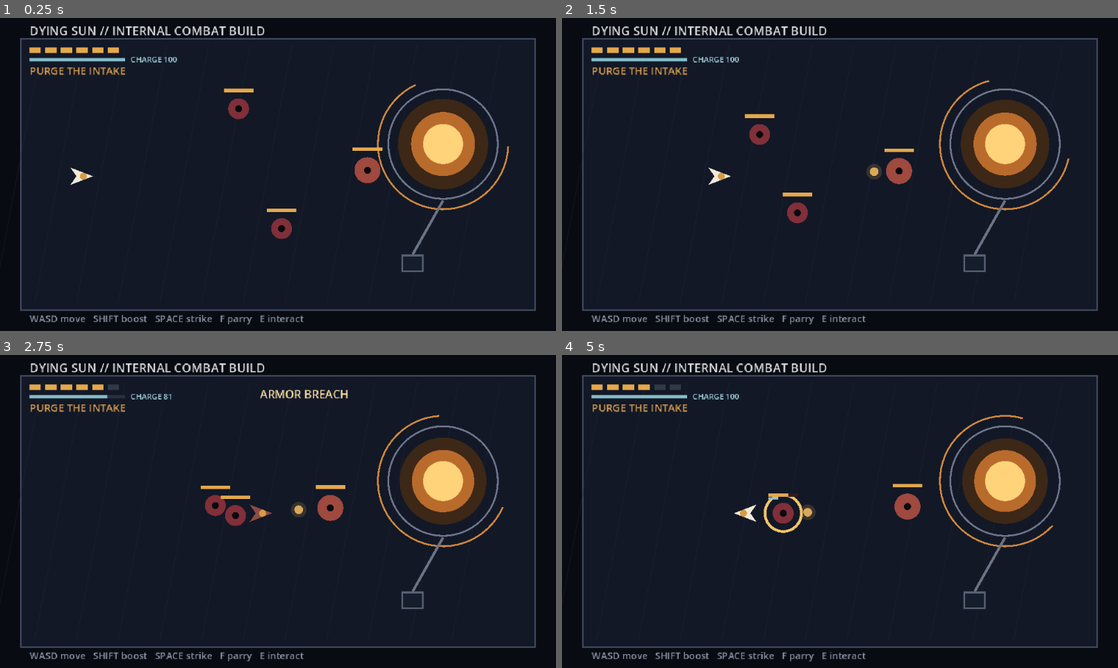
Above: before the commit, frames 1-4 (two rows, left to right).
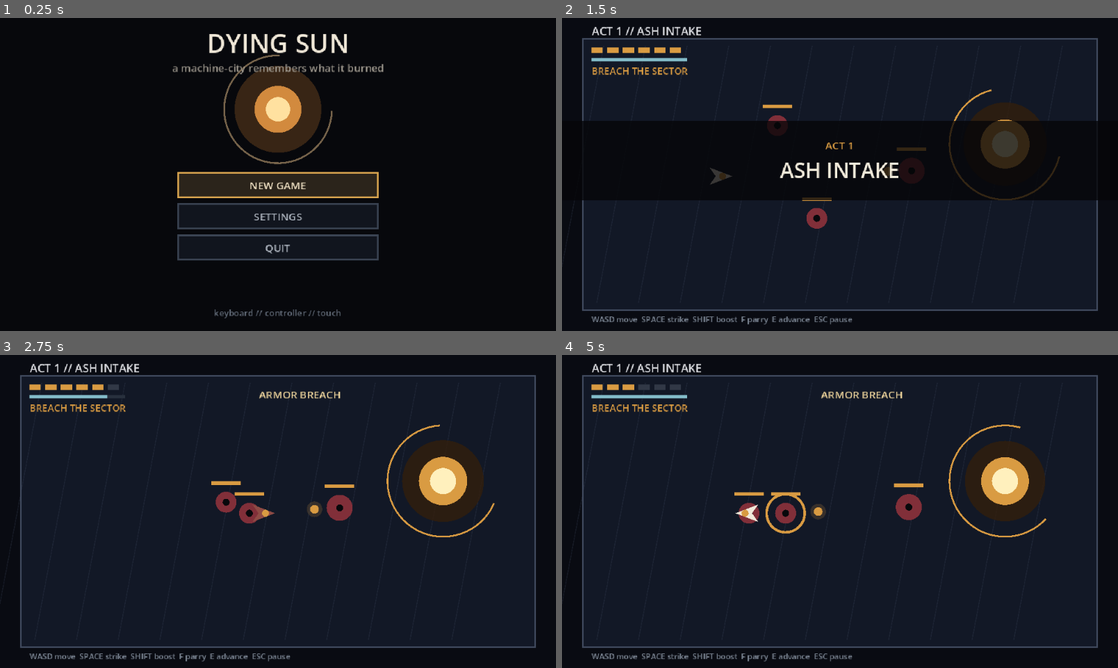
Above: after the commit, the same moments.

Repository: Ghosty-sudo/dying-sun
Game: Godot game, scene res://scenes/main.tscn
Two runs of this game, one before a commit and one after it. Both use one fixed random seed, a clock stepped at 60 frames per second and the inputs below.
Inputs (mouse positions are in pixels of both pictures, inside the frame that each line leads up to):
- Up to frame 1 (0.25 s): no input
- Up to frame 2 (1.5 s): tap Enter at 0.5, 0.6 s; move the mouse to (962, 158) at 0.52 s; hold D 0.53-1.25 s; click (962, 158) at 0.67 s; tap Space at 0.77 s; drag from (728, 190) to (812, 237) at 1.27 s
- Up to frame 3 (2.75 s): move the mouse to (333, 442) at 2.02 s; hold D from 2.03 s (still down); tap Shift at 2.1 s
- Up to frame 4 (5 s): release D at 2.75 s; drag from (812, 574) to (673, 464) at 2.77 s; move the mouse to (1006, 558) at 3.52 s; hold A 3.53-4.25 s; tap 1 at 3.6 s; tap Space at 3.77 s; drag from (673, 464) to (756, 433) at 4.27 s

The runs differ from the first frame. In frame 1, 77% of the frame differs, in the area x 3-97%, y 2-98%; in frame 2, 8.5%; in frame 3, 6.7%; in frame 4, 6.3%.

Commit message:
Switch main scene to full campaign runtime

Diff:
--- a/scenes/main.tscn
+++ b/scenes/main.tscn
@@ -1,6 +1,6 @@
 [gd_scene load_steps=2 format=3]
 
-[ext_resource path="res://scripts/main.gd" type="Script" id="1_main"]
+[ext_resource path="res://scripts/game.gd" type="Script" id="1_game"]
 
-[node name="DyingSunPrototype" type="Node2D"]
-script = ExtResource("1_main")
+[node name="DyingSun" type="Node2D"]
+script = ExtResource("1_game")
